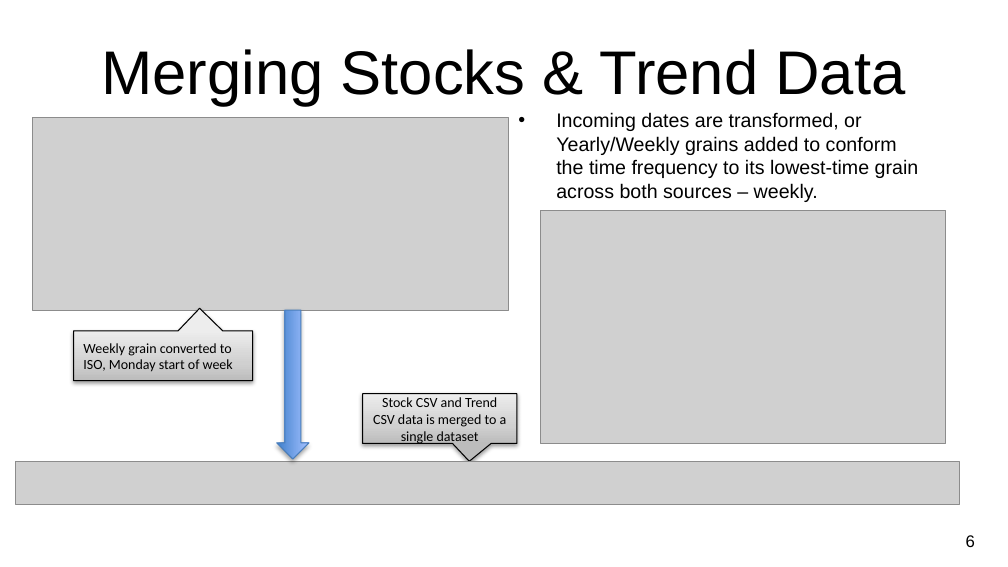
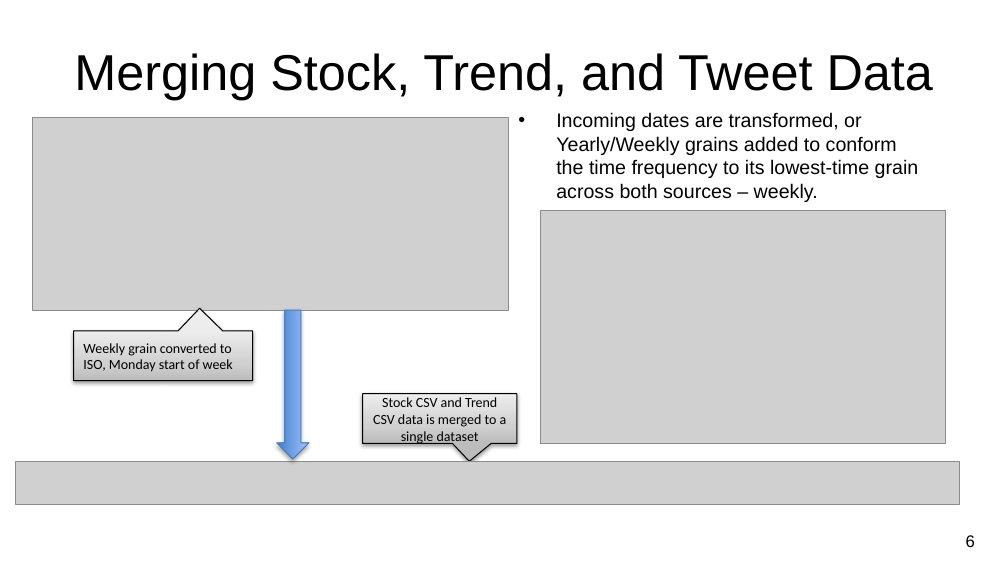
Before and after one commit to CCC-GH/Stocks-ETL-Project, a slide deck: slide 7 of NU-Project2_Stocks.pptx. Drawn at 1008x567 pixels with LibreOffice and Linux fonts; fonts in the diff are those of the drawing; grey boxes stand for pictures; background and template pictures are left out. Boxes give left, top, right and bottom in pixels: in the first picture for what was removed or moved away, otherwise in the second. Text is boxed around its words. In the diff, an @@ line names an element or a change of style, - is before the commit and + after.

```diff
--- a/NU-Project2_Stocks.pptx
+++ b/NU-Project2_Stocks.pptx
@@ title at [74, 53, 933, 99]: text changed; size 44 to 36 pt @@
-Merging Stocks & Trend Data
+Merging Stock, Trend, and Tweet Data
```
Also in this commit, not shown: 1 other slide changed, 1 slide removed.
